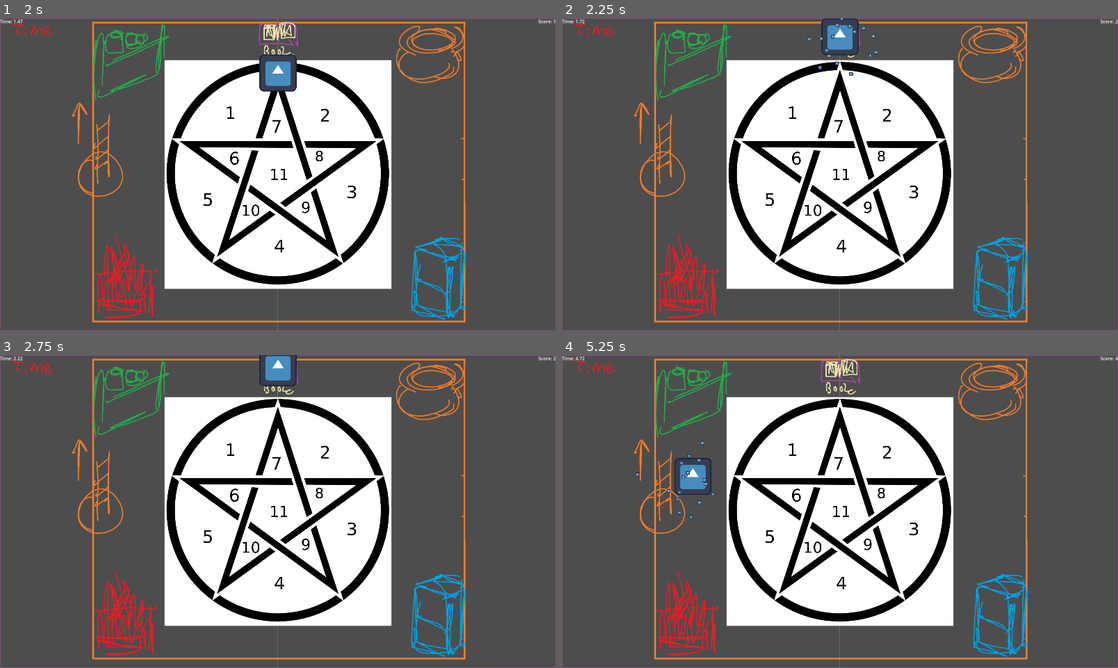
Above: before the commit, frames 1-4 (two rows, left to right).
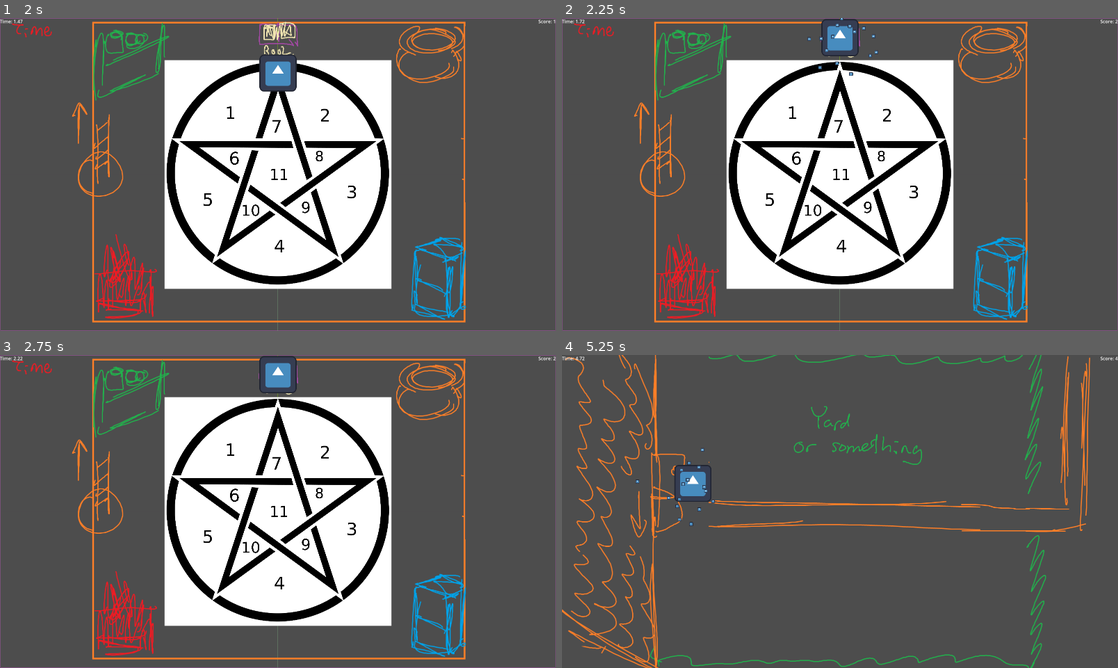
Above: after the commit, the same moments.

Repository: Game-Developers-Group-IUI/mini-game-2024
Game: Godot game, scene res://game.tscn
Two runs of this game, one before a commit and one after it. Both use one fixed random seed, a clock stepped at 60 frames per second and the inputs below. The engine's default icon, where the game draws it, is replaced by a stand-in: a white triangle on a blue panel in a dark square.
Inputs:
- Up to frame 1 (2 s): click "Start" at 0.5 s; tap Enter (confirm) at 1.25, 1.35 s; hold W (move_up) from 1.28 s (still down)
- Up to frame 2 (2.25 s): keep holding W (move_up); tap Enter (confirm) at 2.1 s
- Up to frame 3 (2.75 s): keep holding W (move_up)
- Up to frame 4 (5.25 s): tap Enter (confirm) at 2.75, 2.85, 3.6, 4.35, 5.1 s; release W (move_up) at 2.78 s; hold A (move_left) 2.78-4.28 s; hold S (move_down) 4.28-5.03 s; hold D (move_right) from 5.03 s (still down)

Frame 1 is identical in both runs. In frame 2, 0.1% of the frame differs, in the area x 46-54%, y 0-13%; in frame 3, 0.4%; in frame 4, 41%, in the area x 0-100%, y 0-100%.

Commit message:
Update collision

Diff:
--- a/pastel_action/scenes/level.tscn
+++ b/pastel_action/scenes/level.tscn
@@ -36,7 +36,7 @@
 
 [node name="CollisionPolygon2D" type="CollisionPolygon2D" parent="Walls"]
 position = Vector2(-2208, -216)
-polygon = PackedVector2Array(1192, -280, 1568, -312, 2848, -312, 2848, 720, 1568, 720, 1568, -312, 1192, -280, 1184, 840, 3264, 848, 3288, -464, 1184, -448)
+polygon = PackedVector2Array(1192, -280, 1568, -288, 2848, -288, 2848, 720, 1568, 720, 1568, -288, 1192, -280, 1184, 840, 3264, 848, 3288, -464, 1184, -448)
 
 [node name="Ladder" type="Area2D" parent="."]
 position = Vector2(-608, 0)
